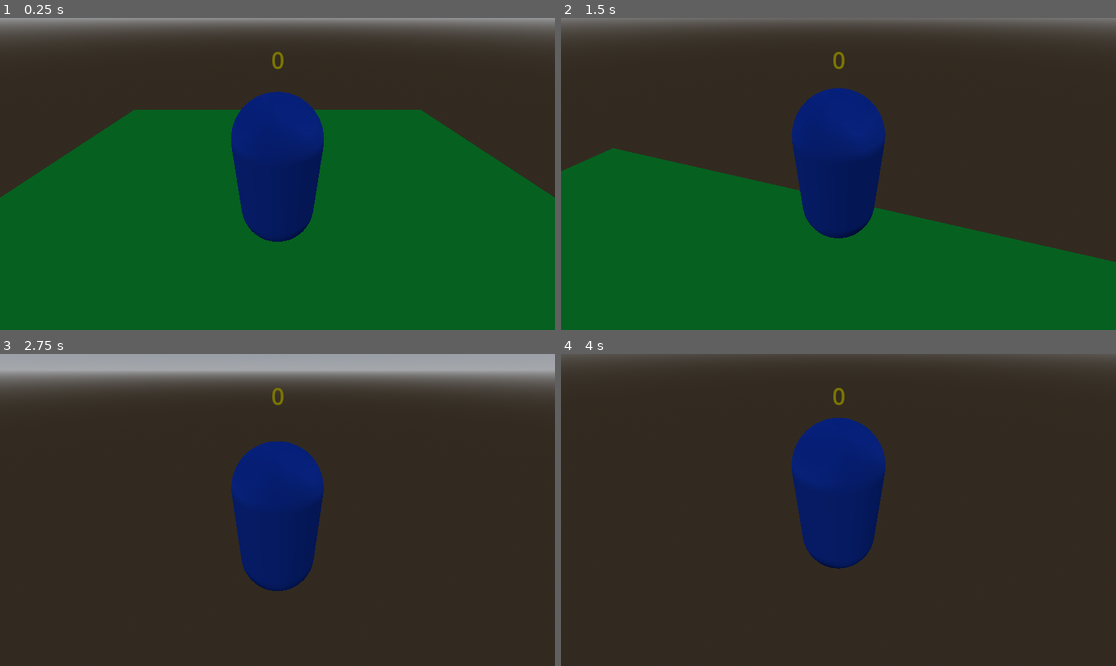
Above: before the commit, frames 1-4 (two rows, left to right).
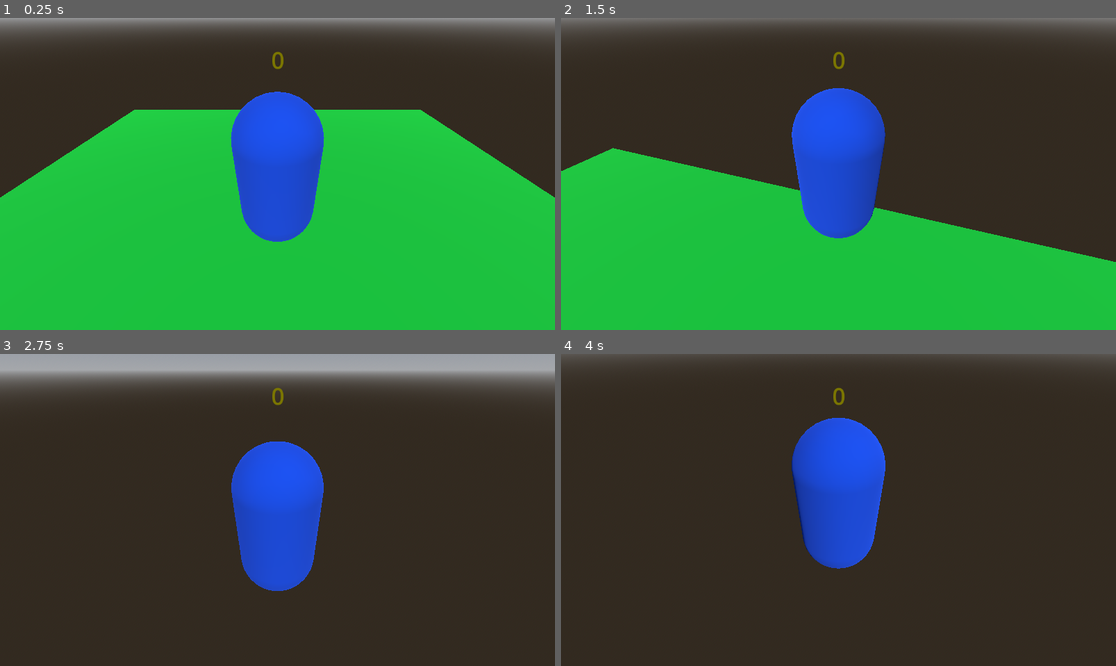
Above: after the commit, the same moments.

Repository: Razboinicul/Project-Cataract
Game: Godot game, scene res://Game.tscn
Two runs of this game, one before a commit and one after it. Both use one fixed random seed, a clock stepped at 60 frames per second and the inputs below.
Inputs (mouse positions are in pixels of both pictures, inside the frame that each line leads up to):
- Up to frame 1 (0.25 s): no input
- Up to frame 2 (1.5 s): tap Enter (ui_accept) at 0.5, 0.77 s; move the mouse to (866, 174) at 0.52 s; hold W (forward) from 0.53 s (still down); move the mouse to (810, 174) at 1.27 s
- Up to frame 3 (2.75 s): keep holding W (forward); tap Enter (ui_accept) at 1.52 s; move the mouse to (288, 503) at 2.02 s
- Up to frame 4 (4 s): keep holding W (forward); tap Enter (ui_accept) at 2.75, 3.02, 3.5, 3.77 s; move the mouse to (832, 516) at 2.77 s; move the mouse to (877, 513) at 3.52 s

The runs differ from the first frame. In frame 1, 64% of the frame differs, in the area x 0-100%, y 23-100%; in frame 2, 46%; in frame 3, 6.4%; in frame 4, 6.4%.

Commit message:
Sun and Adjusted color to the Rings

Diff:
--- a/Game.tscn
+++ b/Game.tscn
@@ -15,6 +15,7 @@
 sky = SubResource("Sky_s7wev")
 ambient_light_source = 3
 ambient_light_color = Color(0, 0.694118, 0.964706, 1)
+ambient_light_energy = 5.0
 
 [sub_resource type="StandardMaterial3D" id="StandardMaterial3D_5s6lm"]
 albedo_color = Color(0, 0.811765, 0.219608, 1)
@@ -32,6 +33,9 @@
 
 [node name="Game" type="Node3D"]
 script = ExtResource("1_0rta0")
+
+[node name="DirectionalLight3D" type="DirectionalLight3D" parent="."]
+transform = Transform3D(1, 0, 0, 0, 0.768284, 0.64011, 0, -0.64011, 0.768284, 0, 10.0818, 13.2707)
 
 [node name="WorldEnvironment" type="WorldEnvironment" parent="."]
 environment = SubResource("Environment_pdceb")
--- a/Items/Ring.tscn
+++ b/Items/Ring.tscn
@@ -3,7 +3,7 @@
 [ext_resource type="Script" path="res://Items/Ring.gd" id="1_kn2q3"]
 
 [sub_resource type="StandardMaterial3D" id="StandardMaterial3D_7hsim"]
-albedo_color = Color(0.627451, 0.537255, 0, 1)
+albedo_color = Color(0.741176, 0.635294, 0, 1)
 metallic = 0.3
 
 [sub_resource type="TorusMesh" id="TorusMesh_j7kwm"]
--- a/project.godot
+++ b/project.godot
@@ -18,6 +18,11 @@
 [dotnet]
 
 project/assembly_name="Project Cataract"
+
+[editor]
+
+movie_writer/movie_file="C:/Users/user/Desktop/Coding and shit/Programming-Videos/Player-and-Rings.avi"
+movie_writer/disable_vsync=true
 
 [input]
 
